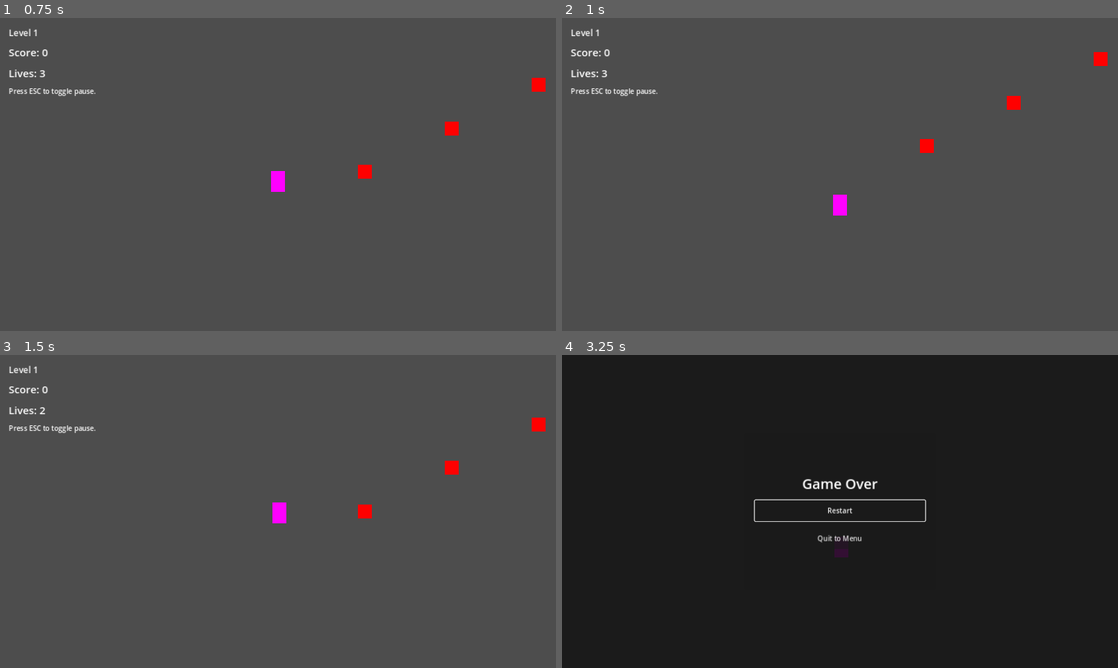
Above: before the commit, frames 1-4 (two rows, left to right).
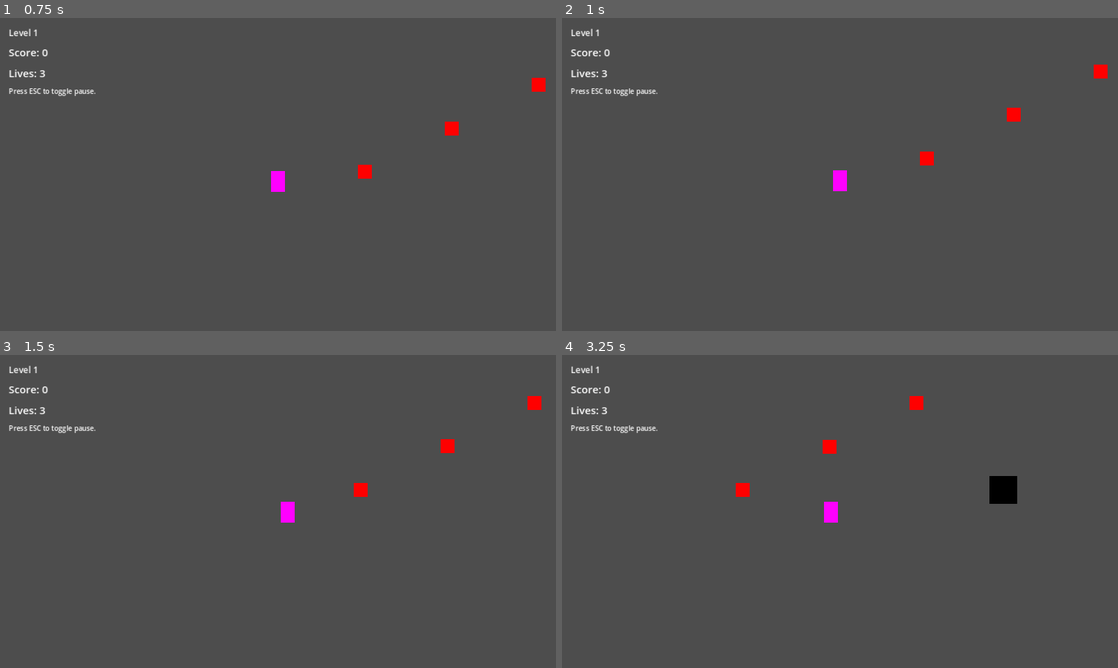
Above: after the commit, the same moments.

Repository: otthyyy/firstvideogame
Game: Godot game, scene res://scenes/MainMenu.tscn
Same seed, same stepped clock (60 frames per second), same inputs: the game is played once before the commit and once after it. Sound files missing from this copy of the repository are replaced by a short silence.
Inputs:
- Up to frame 1 (0.75 s): click "Start" at 0.5 s
- Up to frame 2 (1 s): no input
- Up to frame 3 (1.5 s): hold Right (move_right) from 1.28 s (still down)
- Up to frame 4 (3.25 s): tap Space (jump) at 1.52, 2.27 s; release Right (move_right) at 2.78 s; hold Left (move_left) from 2.78 s (still down)

Frame 1 is identical in both runs. In frame 2, 0.9% of the frame differs, in the area x 48-99%, y 10-64%; in frame 3, 0.9%; in frame 4, 100%, in the area x 0-100%, y 0-100%.

Commit message:
fix(level): add static floor to PlaceholderLevel and verify jump mapping
Add a StaticBody2D with a wide CollisionShape2D floor at the bottom of the
PlaceholderLevel to prevent the player from falling when platforms are
missing or misconfigured. Also verified that the "jump" input action is
present and correctly mapped to the Space key, and confirmed Player script
handles jump logic as expected.

This ensures the player does not fall through the scene at game start and
that jumping with Space works reliably.

Diff:
--- a/scenes/PlaceholderLevel.tscn
+++ b/scenes/PlaceholderLevel.tscn
@@ -1,7 +1,10 @@
-[gd_scene load_steps=3 format=3 uid="uid://c146luq5d1bje"]
+[gd_scene load_steps=4 format=3 uid="uid://c146luq5d1bje"]
 
 [ext_resource type="TileSet" uid="uid://b2kktmx1fdxwr" path="res://tilesets/GroundTileset.tres" id="1_tileset"]
 [ext_resource type="Script" path="res://scripts/GroundTileMap.gd" id="2_ground_tilemap_script"]
+
+[sub_resource type="RectangleShape2D" id="RectangleShape2D_floor"]
+size = Vector2(2000, 50)
 
 [node name="PlaceholderLevel" type="Node2D"]
 
@@ -10,6 +13,12 @@
 collision_layer = 1
 collision_mask = 1
 script = ExtResource("2_ground_tilemap_script")
+
+[node name="Floor" type="StaticBody2D" parent="."]
+position = Vector2(640, 600)
+
+[node name="CollisionShape2D" type="CollisionShape2D" parent="Floor"]
+shape = SubResource("RectangleShape2D_floor")
 
 [node name="Label" type="Label" parent="."]
 offset_left = 540.0
